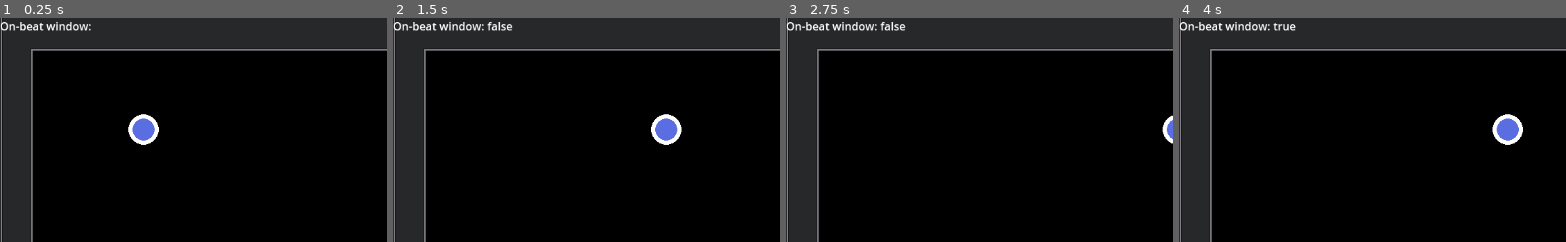
Above: before the commit, frames 1-4 (left to right).
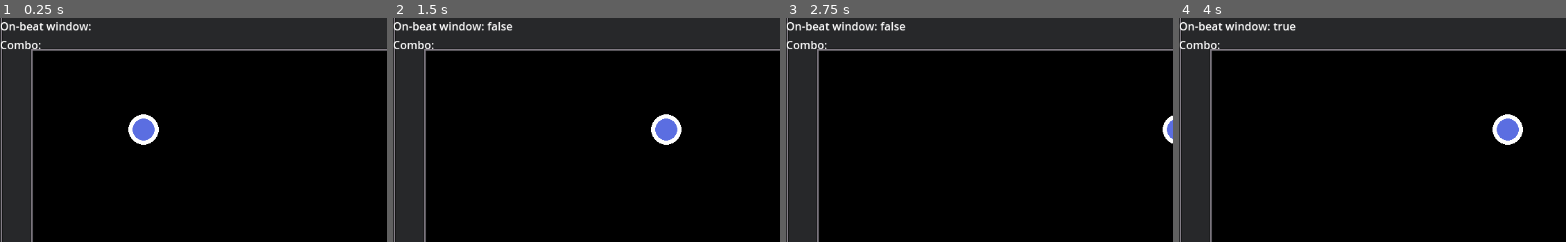
Above: after the commit, the same moments.

Repository: parkouralvoil/holoparry-fangamejam
Game: Godot game, scene res://levels/test_level.tscn
Two runs of this game, one before a commit and one after it. Both use one fixed random seed, a clock stepped at 60 frames per second and the inputs below.
Inputs:
- Up to frame 1 (0.25 s): no input
- Up to frame 2 (1.5 s): tap Enter at 0.5 s; hold D (move_right) 0.53-1.28 s; tap Space (beat_activate) at 0.6, 1.35 s; hold Down (combo_down) from 1.28 s (still down)
- Up to frame 3 (2.75 s): release Down (combo_down) at 2.03 s; hold D (move_right) from 2.03 s (still down); tap Space (beat_activate) at 2.1 s
- Up to frame 4 (4 s): release D (move_right) at 2.78 s; hold Up (combo_up) 2.78-3.53 s; tap Space (beat_activate) at 2.85, 3.6 s; hold A (move_left) from 3.53 s (still down)
The pictures show only the part of the screen within x 0-50%, y 0-50%; the shares and areas given below are measured in that part.

The runs differ from the first frame. In frame 1, 0.2% of the frame differs, in the area x 0-11%, y 10-14%; in frame 2, 0.2%; in frame 3, 0.2%; in frame 4, 0.2%.

Commit message:
feat: added Combo, Moveset, Interface
also renamed some files and added a new EventBus signal

Diff:
--- a/characters/character.gd
+++ b/characters/character.gd
@@ -3,23 +3,67 @@
 
 ## Base character class for controllable vtubers
 
-@export var Moveset: Node2D
-@export var Hitbox: CharacterHitbox
+@export var _Moveset: BaseMoveset
+@export var _Hitbox: CharacterHitbox
 
 
 var _move_direction: Vector2
 var _speed: float = 250.0
 var _beat_window_active: bool = false
+var _player_combo: Array[PT.Combo] = []:
+	set(val):
+		_player_combo = val
+		print_debug("hello")
 
 func _ready() -> void:
 	# this gets called at the start of the scene
-	assert(Hitbox)
+	assert(_Moveset)
+	assert(_Hitbox)
 	EventBus.beat_window_changed.connect(_on_beat_window_changed)
-	Hitbox.got_hit.connect(_on_hit)
+	_Hitbox.got_hit.connect(_on_hit)
 
 
 func _process(delta: float) -> void:
 	# this gets called every frame
+	_check_move_input()
+
+	if Input.is_action_just_pressed("beat_activate"):
+		print_debug(_is_action_on_beat())
+		# if _is_action_on_beat():
+		## currently have this commented so i can test easier
+		_perform_combo()
+
+	if Input.is_action_just_pressed("combo_up"):
+		_add_combo(PT.Combo.UP)
+	if Input.is_action_just_pressed("combo_down"):
+		_add_combo(PT.Combo.DOWN)
+
+
+func _perform_combo() -> void:
+	_Moveset.try_activate_skill(_player_combo)
+	_clear_combo()
+
+
+func _add_combo(c: PT.Combo) -> void:
+	_player_combo.append(c)
+	EventBus.player_combo_updated.emit(_player_combo)
+
+
+func _clear_combo() -> void:
+	_player_combo.clear()
+	EventBus.player_combo_updated.emit(_player_combo)
+
+
+func _physics_process(delta: float) -> void:
+	velocity = _move_direction * _speed
+	move_and_slide()
+
+
+func _is_action_on_beat() -> bool:
+	return _beat_window_active
+
+
+func _check_move_input() -> void:
 	if Input.is_action_pressed("move_up"):
 		_move_direction.y = -1
 	elif Input.is_action_pressed("move_down"):
@@ -34,20 +78,10 @@
 	else:
 		_move_direction.x = 0
 
-	if Input.is_action_just_pressed("beat_activate"):
-
-		print_debug(_is_action_on_beat())
 
 func _on_beat_window_changed(active: bool) -> void:
 	_beat_window_active = active
 
-func _is_action_on_beat() -> bool:
-	return _beat_window_active
-
-func _physics_process(delta: float) -> void:
-	velocity = _move_direction * _speed
-	move_and_slide()
-
 
 func _on_hit() -> void:
 	print_debug("ouch i got hit")
--- a/characters/character.tscn
+++ b/characters/character_tokino.tscn
@@ -1,16 +1,18 @@
-[gd_scene load_steps=5 format=3 uid="uid://cpp2y5j2rhpsx"]
+[gd_scene load_steps=6 format=3 uid="uid://cpp2y5j2rhpsx"]
 
 [ext_resource type="Script" uid="uid://o2t23wdgwtgl" path="res://characters/character.gd" id="1_b1u1o"]
 [ext_resource type="Texture2D" uid="uid://c1u578xhnpdbb" path="res://assets/sprites/player_temp.png" id="1_qqr4u"]
 [ext_resource type="PackedScene" uid="uid://c667wgyiuyaog" path="res://characters/character_components/hitbox.tscn" id="3_ke030"]
+[ext_resource type="PackedScene" uid="uid://dlbp1coqi5mgi" path="res://skills/moveset_tokino.tscn" id="4_mxkve"]
 
 [sub_resource type="CircleShape2D" id="CircleShape2D_x25rp"]
 radius = 22.0
 
-[node name="Character" type="CharacterBody2D" node_paths=PackedStringArray("Hitbox")]
+[node name="CharacterTokino" type="CharacterBody2D" node_paths=PackedStringArray("_Moveset", "_Hitbox")]
 collision_layer = 0
 script = ExtResource("1_b1u1o")
-Hitbox = NodePath("Hitbox")
+_Moveset = NodePath("TokinoMoveset")
+_Hitbox = NodePath("Hitbox")
 
 [node name="Sprite2D" type="Sprite2D" parent="."]
 texture = ExtResource("1_qqr4u")
@@ -19,3 +21,5 @@
 shape = SubResource("CircleShape2D_x25rp")
 
 [node name="Hitbox" parent="." instance=ExtResource("3_ke030")]
+
+[node name="TokinoMoveset" parent="." instance=ExtResource("4_mxkve")]
--- a/globals/EventBus.gd
+++ b/globals/EventBus.gd
@@ -1,3 +1,4 @@
 extends Node
 
-signal beat_window_changed(active: bool)
+signal beat_window_changed(active: bool) ## for BeatManager to Player communication
+signal player_combo_updated(new_combo: Array[PT.Combo]) ## Player to PlayerInterface
--- /dev/null
+++ b/globals/ProjectTypes.gd
@@ -0,0 +1,8 @@
+extends Node
+
+## referred to as PT
+
+enum Combo {
+	DOWN,
+	UP,
+}
--- /dev/null
+++ b/interface/player_interface.gd
@@ -0,0 +1,32 @@
+extends Control
+class_name PlayerInterface
+
+var _combo_string: String = ""
+
+@onready var _OnBeatLabel: Label = %OnBeat
+@onready var _ComboLabel: Label = %Combo
+
+func _ready() -> void:
+	EventBus.beat_window_changed.connect(_on_beat_window_changed)
+	EventBus.player_combo_updated.connect(_on_player_combo_updated)
+
+
+func _convert_combo_to_string(c: PT.Combo) -> String:
+	match c:
+		PT.Combo.UP:
+			return "UP"
+		PT.Combo.DOWN:
+			return "DOWN"
+		_:
+			return ""
+
+
+func _on_player_combo_updated(new_combo: Array[PT.Combo]) -> void:
+	var new_text: String = "Combo:"
+	for c in new_combo:
+		new_text = new_text + " " + _convert_combo_to_string(c)
+	_ComboLabel.text = new_text
+
+
+func _on_beat_window_changed(active: bool) -> void:
+	_OnBeatLabel.text = "On-beat window: " + str(active)
--- /dev/null
+++ b/interface/player_interface.tscn
@@ -0,0 +1,27 @@
+[gd_scene load_steps=2 format=3 uid="uid://cq6rbvv0vku06"]
+
+[ext_resource type="Script" uid="uid://dmvpcdpyun8lr" path="res://interface/player_interface.gd" id="1_mh0db"]
+
+[node name="PlayerInterface" type="Control"]
+layout_mode = 3
+anchors_preset = 15
+anchor_right = 1.0
+anchor_bottom = 1.0
+grow_horizontal = 2
+grow_vertical = 2
+script = ExtResource("1_mh0db")
+
+[node name="VBoxContainer" type="VBoxContainer" parent="."]
+layout_mode = 0
+offset_right = 40.0
+offset_bottom = 40.0
+
+[node name="OnBeat" type="Label" parent="VBoxContainer"]
+unique_name_in_owner = true
+layout_mode = 2
+text = "On-beat window: "
+
+[node name="Combo" type="Label" parent="VBoxContainer"]
+unique_name_in_owner = true
+layout_mode = 2
+text = "Combo:"
--- a/levels/beats_manager.gd
+++ b/levels/beats_manager.gd
@@ -5,14 +5,12 @@
 	set(val):
 		_on_beat = val
 		EventBus.beat_window_changed.emit(val)
-		_update_test_label()
 var _beat_timing_duration: float = 1.0
 var _onbeat_window_duration: float = 0.3
 
 @onready var _BeatTiming: Timer = $BeatTiming
 @onready var _OnBeatWindow: Timer = $OnBeatWindow
 @onready var _TestMetronome: AudioStreamPlayer = $TestMetronome
-@onready var _TestLabel: Label = $TestLabel
 
 func _ready() -> void:
 	_BeatTiming.start(_beat_timing_duration)
@@ -28,6 +26,3 @@
 func _on_OnBeatWindow_timeout() -> void:
 	## end the on-beat window
 	_on_beat = false
-
-func _update_test_label() -> void:
-	_TestLabel.text = "On-beat window: " + str(_on_beat)
--- a/levels/beats_manager.tscn
+++ b/levels/beats_manager.tscn
@@ -11,10 +11,5 @@
 [node name="OnBeatWindow" type="Timer" parent="."]
 one_shot = true
 
-[node name="TestLabel" type="Label" parent="."]
-offset_right = 40.0
-offset_bottom = 23.0
-text = "On-beat window: "
-
 [node name="TestMetronome" type="AudioStreamPlayer" parent="."]
 stream = ExtResource("2_dcvki")
--- a/levels/test_level.tscn
+++ b/levels/test_level.tscn
@@ -1,8 +1,9 @@
-[gd_scene load_steps=6 format=4 uid="uid://yhpjuq7wt8y8"]
-
-[ext_resource type="PackedScene" uid="uid://cpp2y5j2rhpsx" path="res://characters/character.tscn" id="1_46lwt"]
+[gd_scene load_steps=7 format=4 uid="uid://yhpjuq7wt8y8"]
+
+[ext_resource type="PackedScene" uid="uid://cpp2y5j2rhpsx" path="res://characters/character_tokino.tscn" id="1_46lwt"]
 [ext_resource type="Texture2D" uid="uid://f68idayf3lv3" path="res://assets/sprites/gray_tileset_godot.png" id="2_x25rp"]
 [ext_resource type="PackedScene" uid="uid://dm8pidavkgymr" path="res://levels/beats_manager.tscn" id="3_gmgay"]
+[ext_resource type="PackedScene" uid="uid://cq6rbvv0vku06" path="res://interface/player_interface.tscn" id="4_w7r7j"]
 
 [sub_resource type="TileSetAtlasSource" id="TileSetAtlasSource_gmgay"]
 texture = ExtResource("2_x25rp")
@@ -406,3 +407,5 @@
 tile_set = SubResource("TileSet_w7r7j")
 
 [node name="BeatsManager" parent="." instance=ExtResource("3_gmgay")]
+
+[node name="PlayerInterface" parent="." instance=ExtResource("4_w7r7j")]
--- a/project.godot
+++ b/project.godot
@@ -18,6 +18,7 @@
 [autoload]
 
 EventBus="*res://globals/EventBus.gd"
+PT="*res://globals/ProjectTypes.gd"
 
 [debug]
 
--- /dev/null
+++ b/skills/base_moveset.gd
@@ -0,0 +1,19 @@
+extends Node2D
+class_name BaseMoveset
+
+var _skill_array: Array[BaseSkill]
+
+func _ready() -> void:
+	for node in get_children():
+		if node is BaseSkill:
+			_skill_array.append(node)
+
+
+func try_activate_skill(performed_combo: Array[PT.Combo]) -> void:
+	## function to check all skills in array, then activate skill if correct combo
+	for skill in _skill_array:
+		if skill.combo == performed_combo:
+			print_debug("skill found: ", skill.name)
+			skill.activate_skill()
+			return
+	print_debug("no skill found")
--- /dev/null
+++ b/skills/base_skill.gd
@@ -0,0 +1,21 @@
+extends Node2D
+class_name BaseSkill
+
+@export var skill_name: String
+@export var skill_cooldown: float
+@export var _combo: String ## example: 101 means UP DOWN UP
+var combo: Array[PT.Combo]
+
+func _ready() -> void:
+	## set combo:
+	assert(_combo.count("0") + _combo.count("1") == _combo.length(),
+			"Invalid combo set for %s" % name)
+	for c in _combo:
+		if c == "0":
+			combo.append(PT.Combo.DOWN)
+		else:
+			combo.append(PT.Combo.UP)
+	print(combo)
+
+func activate_skill() -> void:
+	pass
--- /dev/null
+++ b/skills/moveset_tokino.tscn
@@ -0,0 +1,12 @@
+[gd_scene load_steps=4 format=3 uid="uid://dlbp1coqi5mgi"]
+
+[ext_resource type="PackedScene" uid="uid://dx4lho5v6e6r4" path="res://skills/skill_parry.tscn" id="1_perae"]
+[ext_resource type="Script" uid="uid://dkbe0kvuqn6ix" path="res://skills/base_moveset.gd" id="1_pnobm"]
+[ext_resource type="PackedScene" uid="uid://cqycdhi2mbpr8" path="res://skills/skill_star_melody.tscn" id="3_6gl5l"]
+
+[node name="TokinoMoveset" type="Node2D"]
+script = ExtResource("1_pnobm")
+
+[node name="ParrySkill" parent="." instance=ExtResource("1_perae")]
+
+[node name="StarMelody" parent="." instance=ExtResource("3_6gl5l")]
--- a/skills/parry_skill.tscn
+++ /dev/null
@@ -1,3 +0,0 @@
-[gd_scene format=3 uid="uid://dx4lho5v6e6r4"]
-
-[node name="ParrySkill" type="Node2D"]
--- /dev/null
+++ b/skills/skill_parry.gd
@@ -0,0 +1,5 @@
+extends BaseSkill
+
+
+func activate_skill() -> void:
+	pass
--- /dev/null
+++ b/skills/skill_parry.tscn
@@ -0,0 +1,9 @@
+[gd_scene load_steps=2 format=3 uid="uid://dx4lho5v6e6r4"]
+
+[ext_resource type="Script" uid="uid://c14nvm6chqwjf" path="res://skills/skill_parry.gd" id="1_njad5"]
+
+[node name="ParrySkill" type="Node2D"]
+script = ExtResource("1_njad5")
+skill_name = "Parry"
+skill_cooldown = 1.0
+_combo = "0"
--- /dev/null
+++ b/skills/skill_star_melody.gd
@@ -0,0 +1 @@
+extends BaseSkill
--- /dev/null
+++ b/skills/skill_star_melody.tscn
@@ -0,0 +1,9 @@
+[gd_scene load_steps=2 format=3 uid="uid://cqycdhi2mbpr8"]
+
+[ext_resource type="Script" uid="uid://dnhw6jf1o6drb" path="res://skills/skill_star_melody.gd" id="1_liq4a"]
+
+[node name="SkillStarMelody" type="Node2D"]
+script = ExtResource("1_liq4a")
+skill_name = "Star Melody"
+skill_cooldown = 1.0
+_combo = "101"
Not shown, added: globals/ProjectTypes.gd.uid
Not shown, added: interface/player_interface.gd.uid
Not shown, added: skills/base_moveset.gd.uid
Not shown, added: skills/base_skill.gd.uid
Not shown, added: skills/skill_parry.gd.uid
Not shown, added: skills/skill_star_melody.gd.uid
